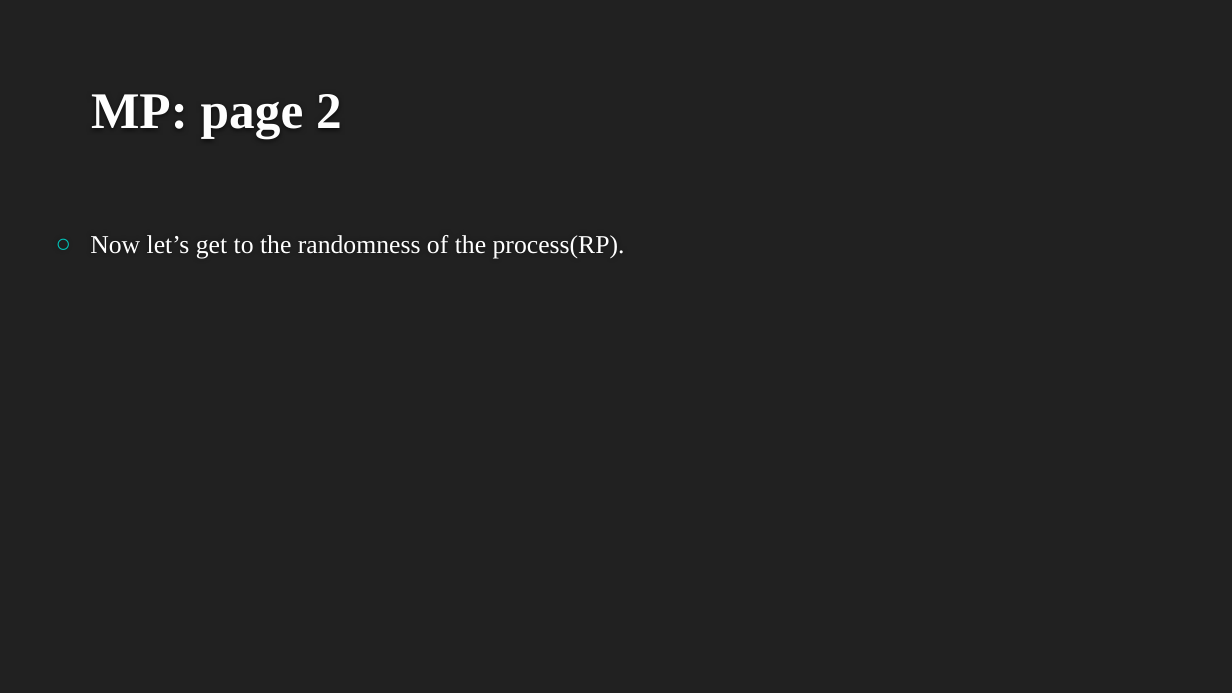
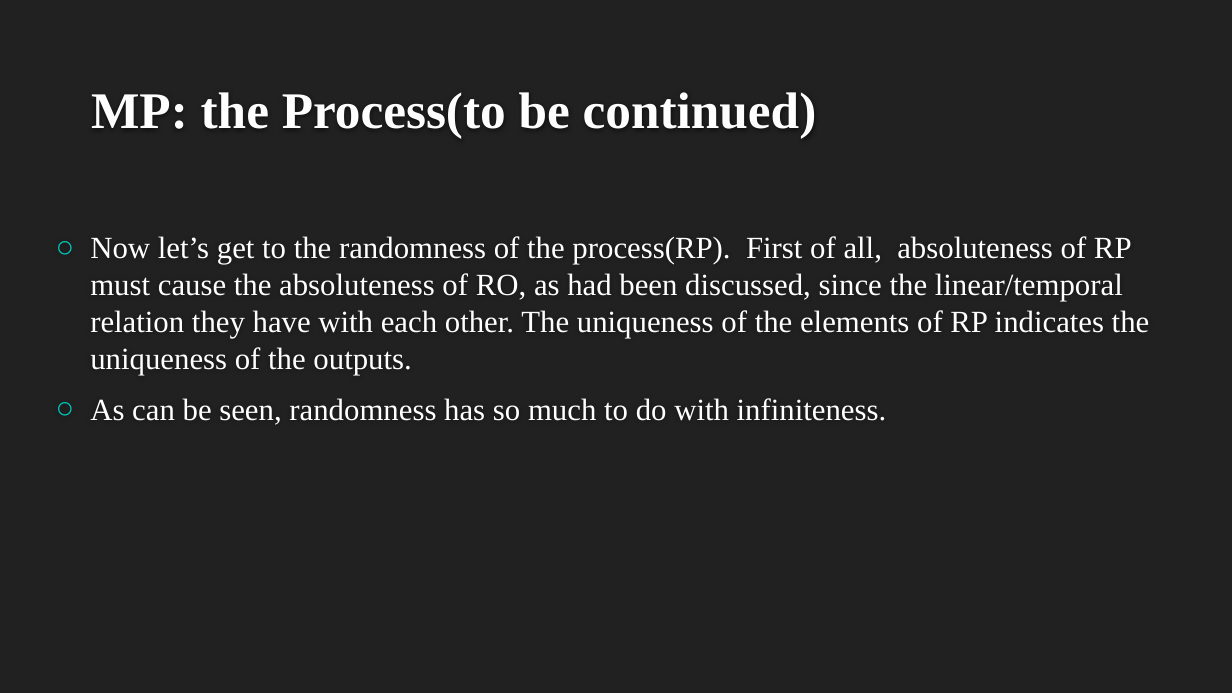
Before and after one commit to HGMT96/my-materials, a slide deck: slide 6 of 概率论/随机性的五个量度.pptx. Drawn at 1232x693 pixels with LibreOffice and Linux fonts; fonts in the diff are those of the drawing; background and template pictures are left out. Boxes give left, top, right and bottom in pixels: in the first picture for what was removed or moved away, otherwise in the second. Text is boxed around its words. In the diff, an @@ line names an element or a change of style, - is before the commit and + after.

```diff
--- a/概率论/随机性的五个量度.pptx
+++ b/概率论/随机性的五个量度.pptx
@@ title at (91, 92, 817, 139): text changed @@
-MP: page 2
+MP: the Process(to be continued)
@@ text at (90, 236, 1150, 425): text changed; size 20 to 24 pt @@
-○ Now let’s get to the randomness of the process(RP).
+○ Now let’s get to the randomness of the process(RP). First of all, absoluteness of RP must cause the absoluteness of RO, as had been discussed, since the linear/temporal relation they have with each other. The uniqueness of the elements of RP indicates the uniqueness of the outputs.
+○ As can be seen, randomness has so much to do with infiniteness.
```
Also in this commit, not shown: 1 other slide changed.
